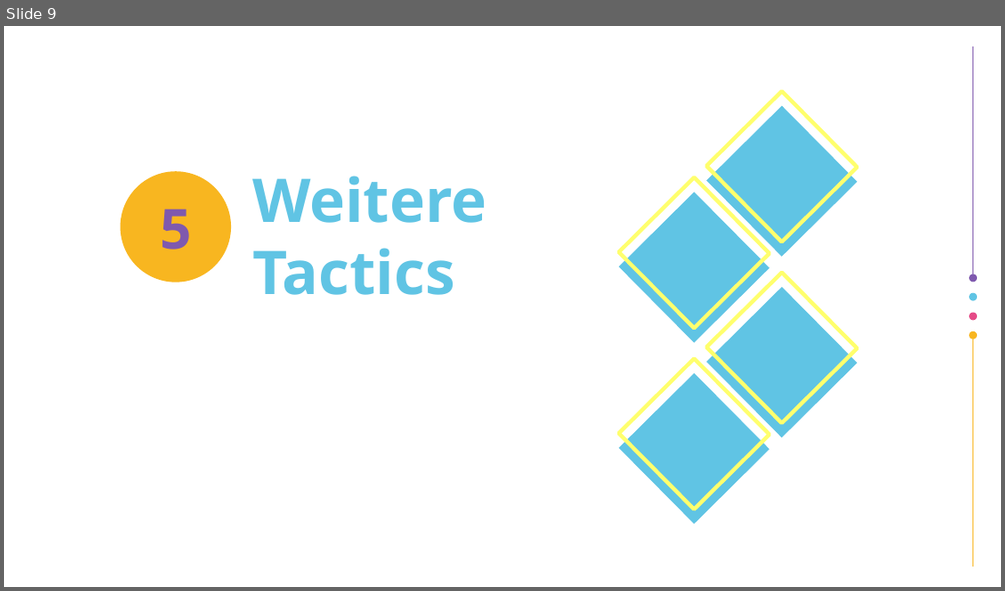
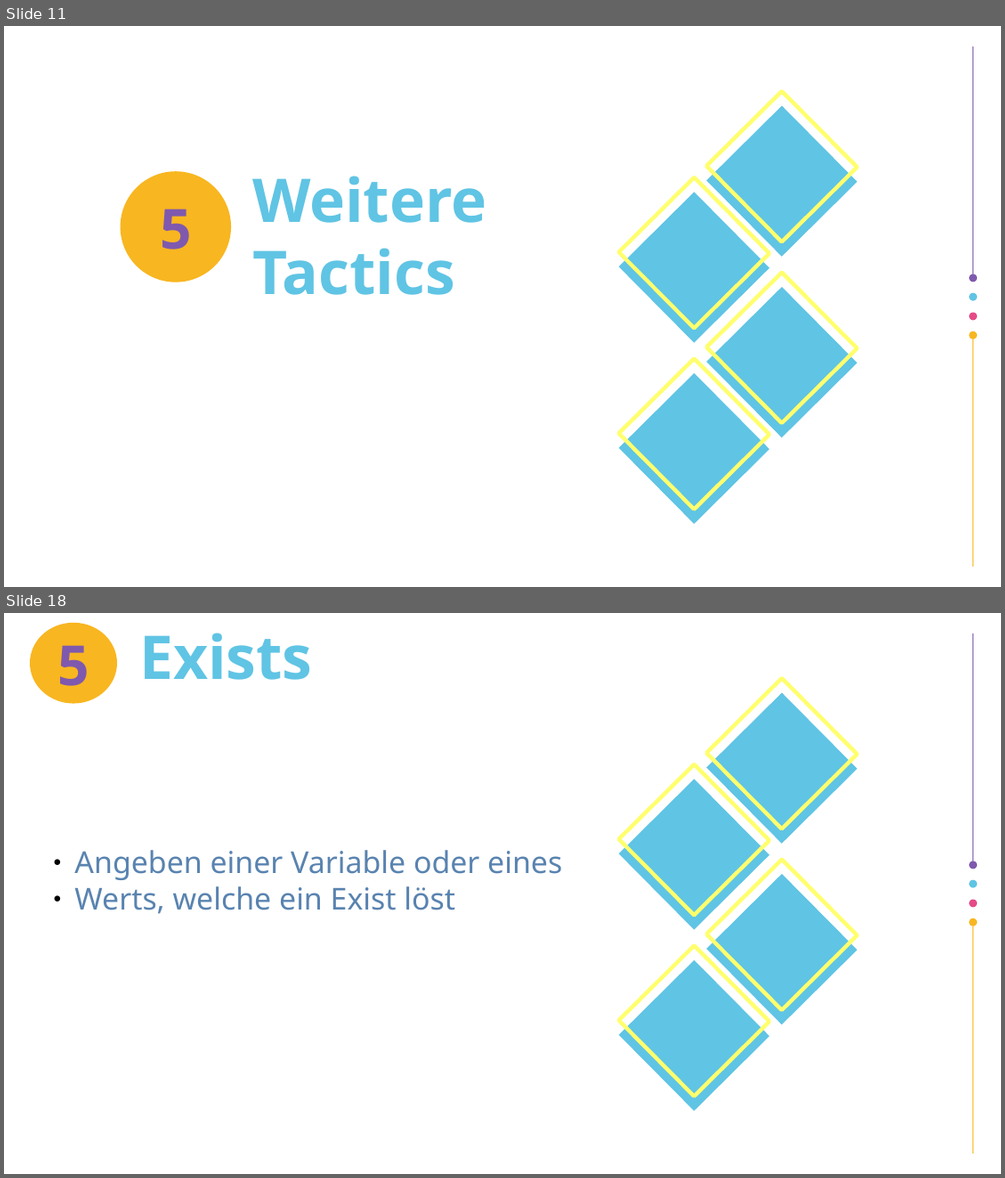
Before and after one commit to airberlin1/ProseminarBeweisassistenten, a slide deck: presentation.odp. Shown one above the other, each under a label of ours: slide 9 before the commit, slides 11 and 18 after it; the slides between them are not shown. The pictures are 1005x591 and 1005x1178 pixels, drawn with LibreOffice and Linux fonts; fonts in the diff are those of the drawing; background and template pictures are left out. Boxes give left, top, right and bottom in pixels: in the first picture for what was removed or moved away, otherwise in the second. Text is boxed around its words. In the diff, an @@ line names an element or a change of style, - is before the commit and + after.

```diff
--- a/presentation.odp
+++ b/presentation.odp
@@ slide 18 added at bbox=[4, 613, 1001, 1174], background #FFFFFF; not listed: 14 template elements that a slide beside it also shows @@
@@ freeform shape added at bbox=[30, 623, 117, 704], fill #F8B620, 44 pt, text #7F59AE, bold @@
+5
@@ title added at bbox=[139, 633, 312, 680], 48 pt, text #60C4E4, bold @@
+Exists
@@ text added at bbox=[74, 850, 562, 914], 24 pt, text #5983B0 @@
+● Angeben einer Variable oder eines
+● Werts, welche ein Exist löst
@@ what was slide 9 is now slide 11 @@
```
Also in this commit, not shown: 1 slide changed, 8 other slides added, 2 other files.
